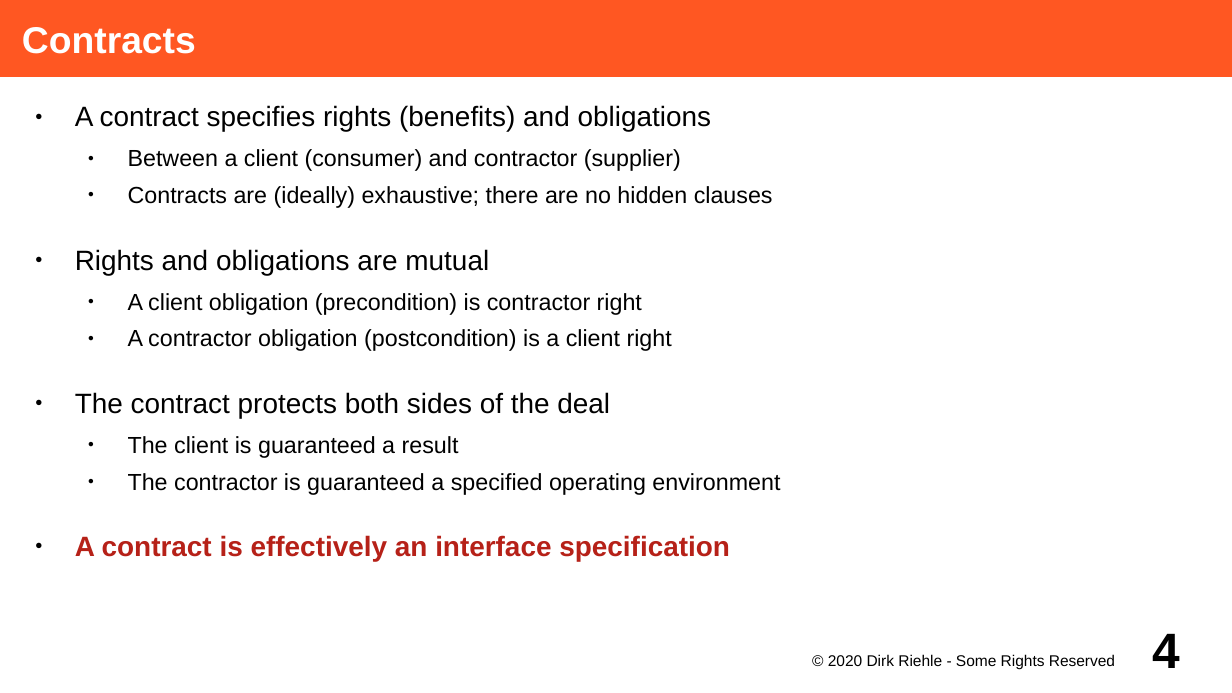
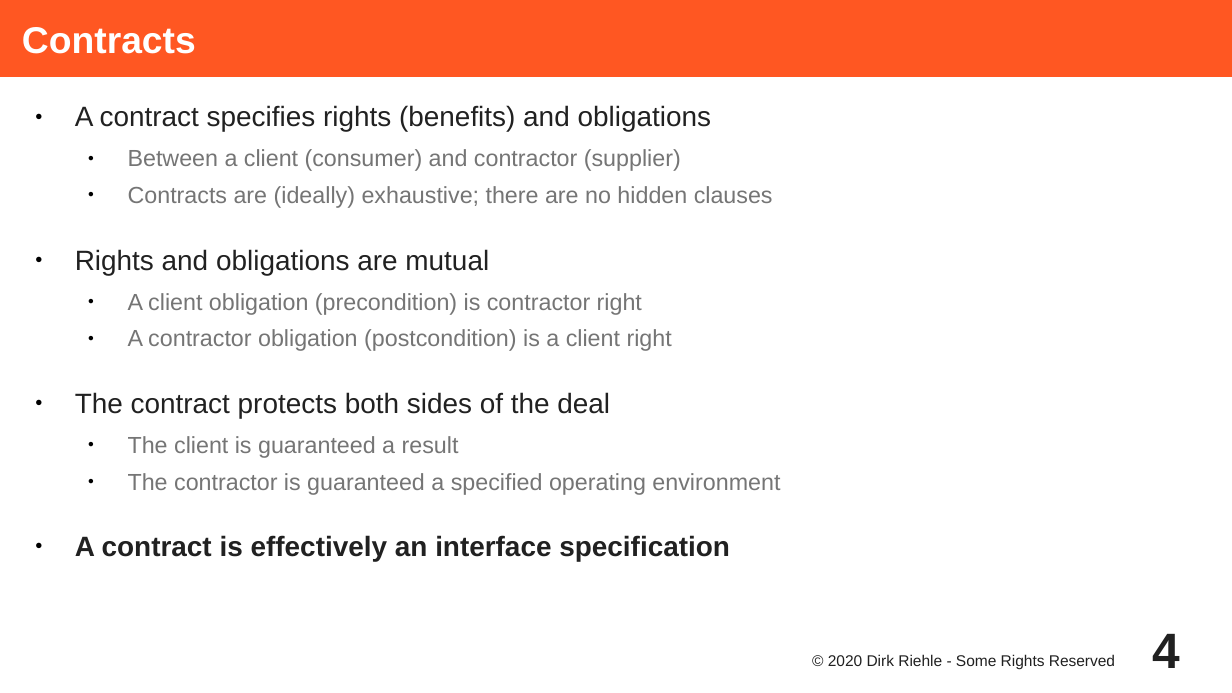
Before and after one commit to dirkriehle/adap-course, a slide deck: slide 4 of Lecture Slides/ADAP C05 - Design by Contract.odp. Drawn at 1232x693 pixels with LibreOffice and Linux fonts; fonts in the diff are those of the drawing. Boxes give left, top, right and bottom in pixels: in the first picture for what was removed or moved away, otherwise in the second. Text is boxed around its words. In the diff, an @@ line names an element or a change of style, - is before the commit and + after.

```diff
--- a/Lecture Slides/ADAP C05 - Design by Contract.odp
+++ b/Lecture Slides/ADAP C05 - Design by Contract.odp
@@ text "A contract specifies rights (benefits) ..." at box(75, 105, 780, 561): text colour #000000 to #212121 in "A contract specifies rights (benefits) and obligations", "Rights and obligations are mutual", "The contract protects both sides of the ..."; text colour #000000 to #757575 in "Between a client (consumer) and contractor (supplier)", "Contracts are (ideally) exhaustive; there are no ...", "A client obligation (precondition) is contractor right", "A contractor obligation (postcondition) is a client ..." and 2 more places; text colour #B62118 to #212121 in "A contract is effectively an interface specification" @@
@@ page number at box(1152, 634, 1180, 668): text colour #000000 to #212121 @@
@@ text "© 2020 Dirk Riehle - ..." at box(828, 654, 1115, 670): text colour #000000 to #212121 @@
```
Also in this commit, not shown: 33 other slides changed, 1 other file.
